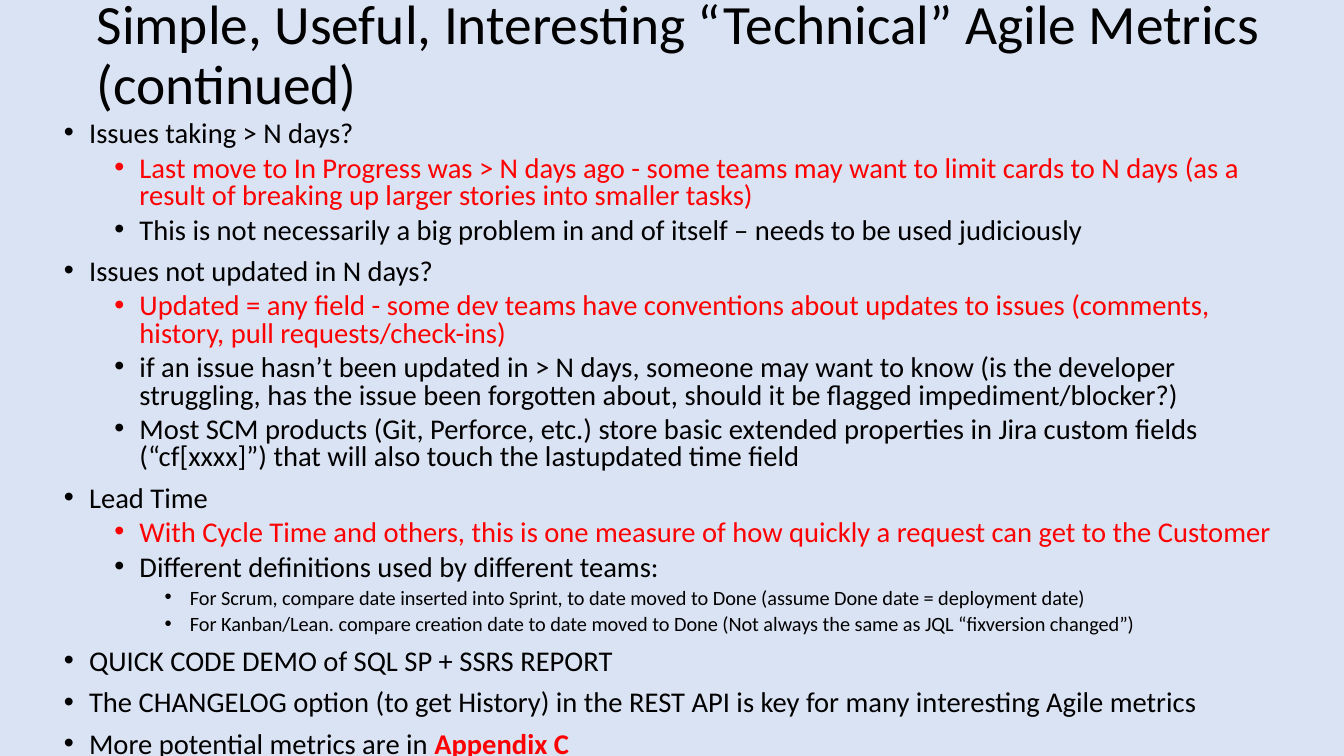
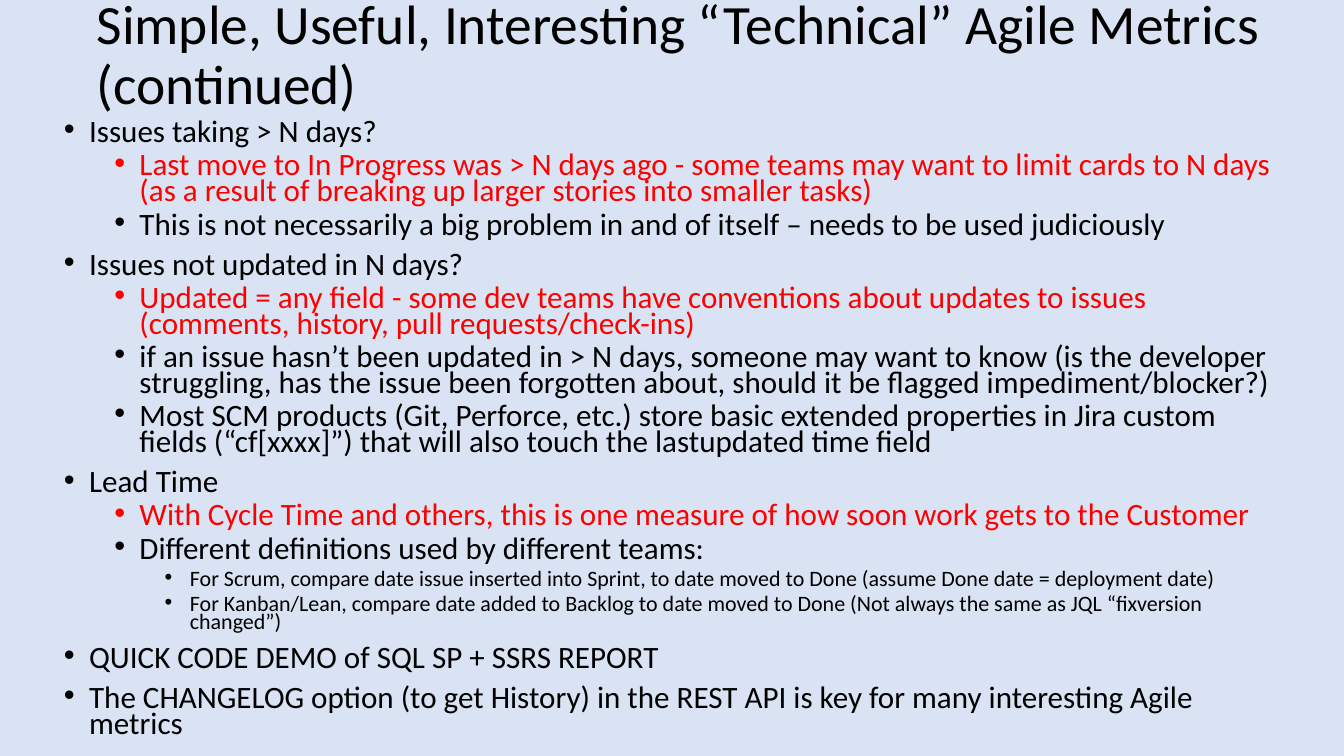
Before and after one commit to bobk/azurejirametrics, a slide deck: slide 8 of docs/Simple Jira Agile Metrics via Python and SQL (and Azure).pptx. Drawn at 1344x756 pixels with LibreOffice and Linux fonts; fonts in the diff are those of the drawing. Boxes give left, top, right and bottom in pixels: in the first picture for what was removed or moved away, otherwise in the second. Text is boxed around its words. In the diff, an @@ line names an element or a change of style, - is before the commit and + after.

```diff
--- a/docs/Simple Jira Agile Metrics via Python and SQL (and Azure).pptx
+++ b/docs/Simple Jira Agile Metrics via Python and SQL (and Azure).pptx
@@ text at [89,120,1270,735]: size 20.4 to 22.2 pt in "Issues taking > N days?", "Last move to In Progress was > ...", "This is not necessarily a big problem ...", "Issues not updated in N days?" and 7 more places; line spacing 0.8 to 0.7 @@
@@ text at [139,503,1249,531]: text changed; size 20.4 to 22.2 pt @@
-  • With Cycle Time and others, this is one measure of how quickly a request can get to the Customer
+  • With Cycle Time and others, this is one measure of how soon work gets to the Customer
@@ text at [190,570,1214,633]: text changed; size 14.4 to 15.7 pt @@
-    • For Scrum, compare date inserted into Sprint, to date moved to Done (assume Done date = deployment date)
-    • For Kanban/Lean. compare creation date to date moved to Done (Not always the same as JQL “fixversion changed”)
+    • For Scrum, compare date issue inserted into Sprint, to date moved to Done (assume Done date = deployment date)
+    • For Kanban/Lean, compare date added to Backlog to date moved to Done (Not always the same as JQL “fixversion changed”)
@@ text at [89,734,569,756]: paragraph removed @@
-• More potential metrics are in Appendix C
```
Also in this commit, not shown: 1 other slide changed, 1 slide removed.
